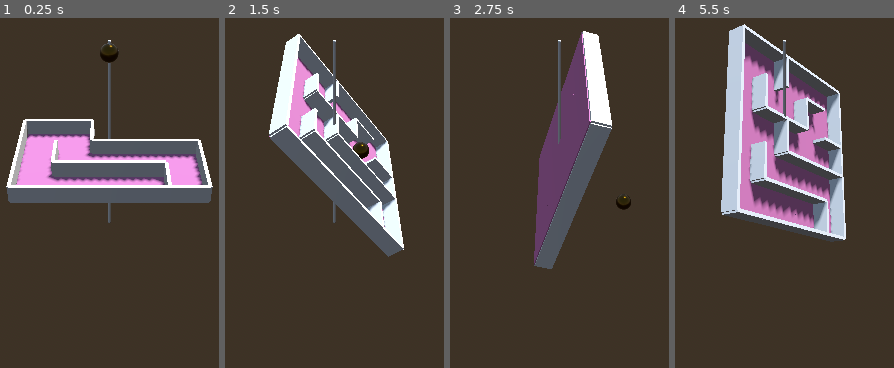
Above: before the commit, frames 1-4 (left to right).
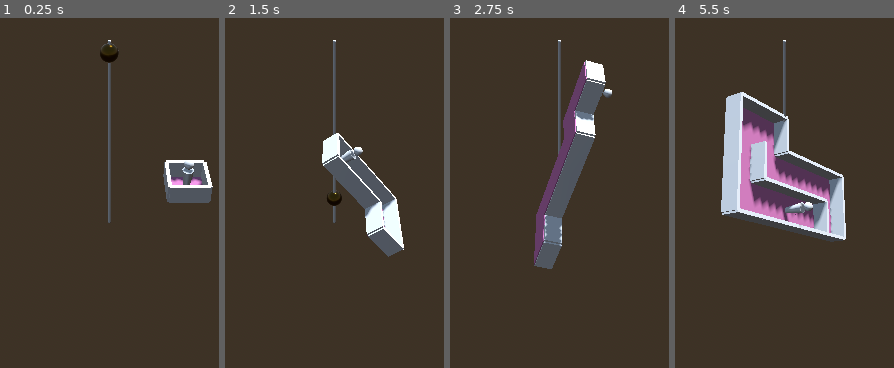
Above: after the commit, the same moments.

Repository: unblinky/gravity-guru
Game: Godot game, scene res://Main/Main.tscn
The game is run twice, just before and just after one commit, with the same random seed, the same clock (stepped at 60 frames per second) and the same inputs.
Inputs (mouse positions are in pixels of both pictures, inside the frame that each line leads up to):
- Up to frame 1 (0.25 s): no input
- Up to frame 2 (1.5 s): move the mouse to (outside the picture) at 0.52 s; hold D (tilt_right) 0.53-1.25 s; click (outside the picture) at 0.67 s; drag from (outside the picture) to (295, 235) at 1.27 s
- Up to frame 3 (2.75 s): tap Enter at 2 s; move the mouse to (638, 46) at 2.02 s; hold D (tilt_right) from 2.03 s (still down)
- Up to frame 4 (5.5 s): release D (tilt_right) at 2.75 s; drag from (745, 235) to (outside the picture) at 2.77 s; move the mouse to (outside the picture) at 3.52 s; hold A (tilt_left) 3.53-4.25 s; drag from (outside the picture) to (outside the picture) at 4.27 s; tap Space at 5 s; move the mouse to (823, 144) at 5.02 s; hold S (tilt_back) from 5.03 s (still down); click (823, 144) at 5.17 s

The runs differ from the first frame. In frame 1, 17% of the frame differs, in the area x 2-95%, y 28-53%; in frame 2, 14%; in frame 3, 8.9%; in frame 4, 12%.

Commit message:
Added graphics for Ranger.

Diff:
--- a/Code/Maze/Maze.gd
+++ b/Code/Maze/Maze.gd
@@ -6,6 +6,7 @@
 class_name Maze
 
 const ROOM: PackedScene = preload("res://Room/Room.tscn")
+const RANGER: PackedScene = preload("res://Ranger/Ranger.tscn")
 
 # Input.
 var tilt_speed: float = 75.0 # Degrees / sec.
@@ -13,7 +14,7 @@
 var dragging: bool = false
 
 # Maze generation.
-var await_time: float = 0.0
+var await_time: float = 0.4
 var maze_width: int = 10 # Grid units.
 var maze_height: int = 10 # Grid units.
 var maze_offset: Vector3 ## Use to center the maze under the camera based on width and height.
@@ -38,6 +39,7 @@
 func _ready() -> void:
 	Generate(Vector2(5, 5))
 
+
 ## Generate a random maze.
 func Generate(dimensions: Vector2i):
 	var total_rooms: int = dimensions.x * dimensions.y
@@ -55,9 +57,9 @@
 	maze_center.y = dimensions.y * current_room.dimensions.y / 2.0 - 1
 	current_room.Reposition(maze_center)
 
-	#var ranger: Ranger = RANGER.instantiate()
-	#ranger.position = current_room.position
-	#add_child(ranger)
+	var ranger = RANGER.instantiate()
+	ranger.position = current_room.position
+	add_child(ranger)
 
 	# Store location in order to find the next room.
 	breadcrumbs.append(current_room) # Grow and shrink.
@@ -109,10 +111,7 @@
 			breadcrumbs.append(current_room)
 			visited_coords.append(current_room.coords)
 
-		#ranger.position = current_room.position
-
-
-
+		ranger.position = current_room.position
 
 
 func _process(delta: float) -> void:
--- /dev/null
+++ b/Code/Ranger/Ranger.tscn
@@ -0,0 +1,20 @@
+[gd_scene load_steps=3 format=3 uid="uid://cqnbcyl8r5hw7"]
+
+[sub_resource type="CylinderMesh" id="CylinderMesh_a8apf"]
+top_radius = 0.295
+bottom_radius = 0.155
+height = 1.115
+
+[sub_resource type="SphereMesh" id="SphereMesh_lfr8v"]
+radius = 0.25
+height = 0.5
+
+[node name="Ranger" type="Node3D"]
+
+[node name="MeshInstance3D" type="MeshInstance3D" parent="."]
+transform = Transform3D(1, 0, 0, 0, 1, 0, 0, 0, 1, 0, 0.671405, 0)
+mesh = SubResource("CylinderMesh_a8apf")
+
+[node name="MeshInstance3D2" type="MeshInstance3D" parent="."]
+transform = Transform3D(1, 0, 0, 0, 1, 0, 0, 0, 1, 0, 1.59416, 0)
+mesh = SubResource("SphereMesh_lfr8v")
